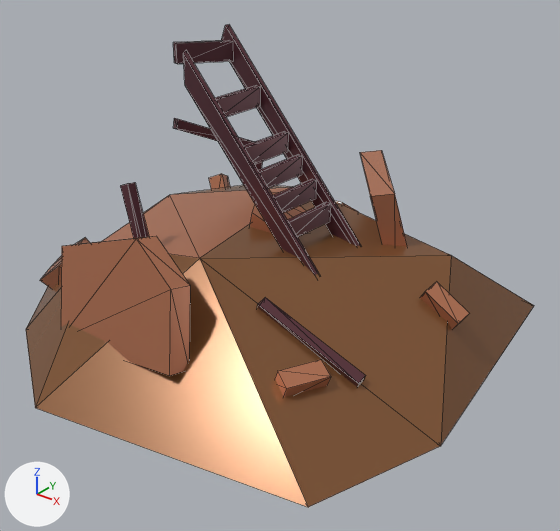
An edit to the glTF model models/ultimate-pack/low-poly-10/m/apocalypse-rubble-apocalypse-d.glb, drawn before and after from the same camera.
Both versions are drawn from a 50 mm lens placed at (4.8, -5.48, 4.1), pointed at (0.47, -0.07, 0.74). Every picture has the same lights, and +X, +Y and +Z are marked at lower left. The older version comes first. Mesh edges are drawn as thin lines. Where no turn or scale is listed for an object, it has been applied to the vertices.

Names of what the first picture shows: 'rubble-apocalypse-d'.
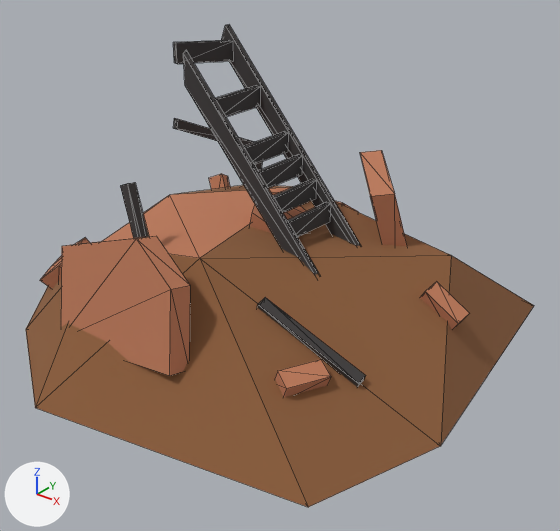
Where the change shows, as pixel boxes (x1, y1, x2, y2) in the pictures (560 x 531 px):
'rubble-apocalypse-d', surface changed: (26, 25, 470, 507) in both

Edits to the bpy script that builds the scene:
```text
Change mat_11_brown_medium:
    where n0 = _N.new('ShaderNodeBsdfPrincipled'); n0.name = 'Principled BSDF'
    remove n0.inputs[1].default_value = 0.4  # 'Metallic'
    n0.inputs[2].default_value: 0.272 -> 1.0  # 'Roughness'
Change mat_5_skin_light:
    where n0 = _N.new('ShaderNodeBsdfPrincipled'); n0.name = 'Principled BSDF'
    n0.inputs[2].default_value: 0.272 -> 1.0  # 'Roughness'
```
